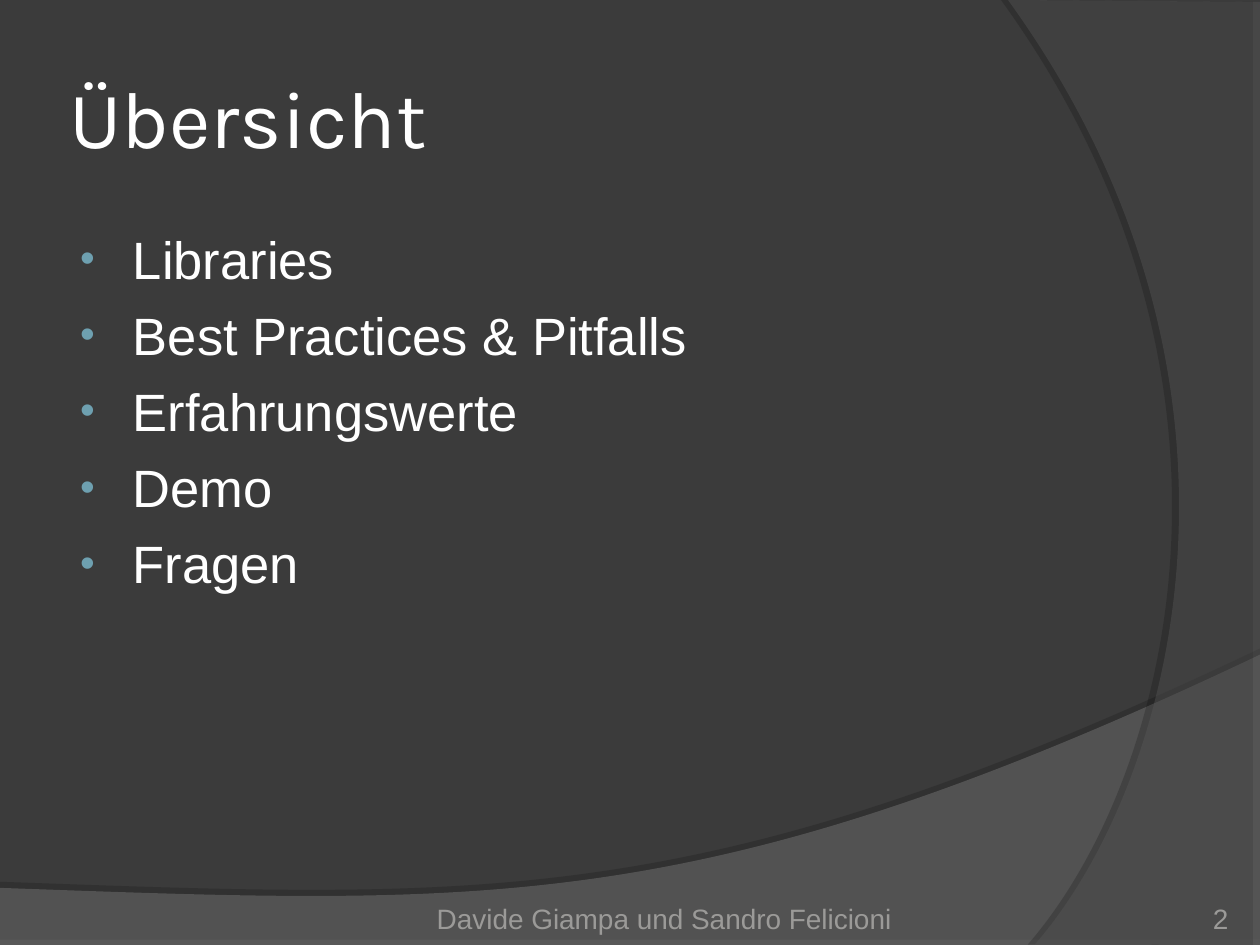
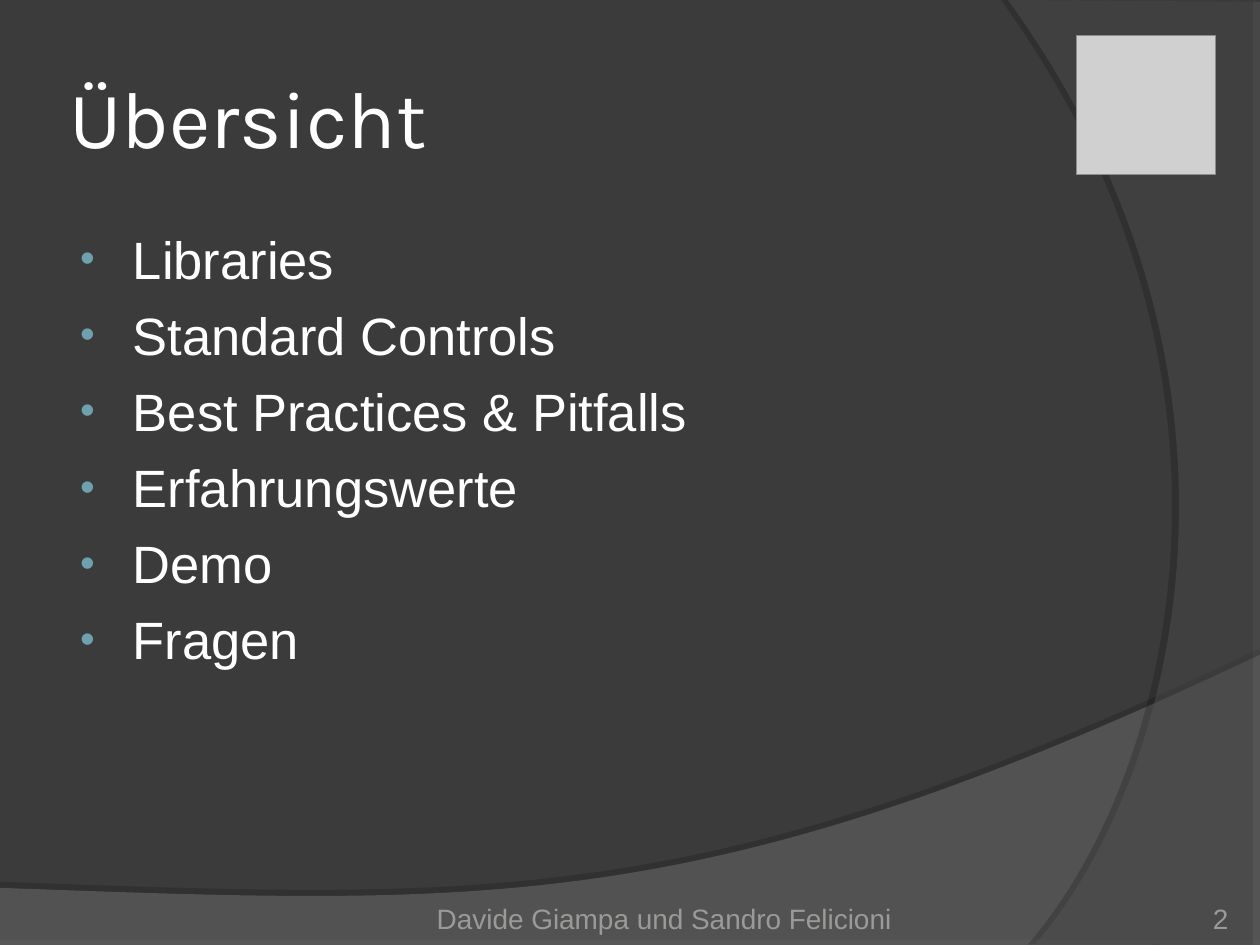
Before and after one commit to Mr-Slash/TrailDevils, a slide deck: slide 2 of doc/01_Project Management/TrailDevils-final.ppt. Drawn at 1260x945 pixels with LibreOffice and Linux fonts; fonts in the diff are those of the drawing; grey boxes stand for pictures. Boxes give left, top, right and bottom in pixels: in the first picture for what was removed or moved away, otherwise in the second. Text is boxed around its words. In the diff, an @@ line names an element or a change of style, - is before the commit and + after.

```diff
--- a/doc/01_Project Management/TrailDevils-final.ppt
+++ b/doc/01_Project Management/TrailDevils-final.ppt
@@ picture added at (1076,35,1215,174) @@
@@ text at (133,317,555,356): paragraph added @@
+• Standard Controls
```
Also in this commit, not shown: 10 other slides changed, 9 slides added.
